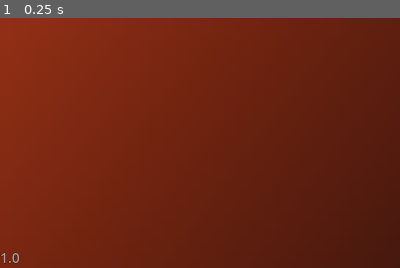
Above: before the commit, frame 1.
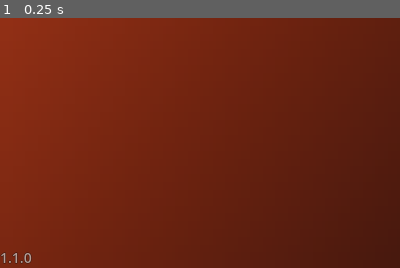
Above: after the commit, the same moment.

Repository: Pspritechologist/Pengview
Game: Godot game, scene res://scenes/main.tscn
Two runs of this game, one before a commit and one after it. Both use one fixed random seed, a clock stepped at 60 frames per second and the inputs below.
Inputs:
- Up to frame 1 (0.25 s): no input
The pictures show only the part of the screen within x 0-50%, y 50-100%; the shares and areas given below are measured in that part.

The runs differ from the first frame. In frame 1, 0.1% of the frame differs, in the area x 3-8%, y 93-99%.
Error before the commit: Invalid access to property or key 'current_path' on a base object of type 'Nil'. (res://scripts/main.gd:232)
Error after the commit: Invalid access to property or key 'current_path' on a base object of type 'Nil'. (res://scripts/main.gd:235)

Commit message:
The Directory Browser is awesome now!

Diff:
--- a/project.godot
+++ b/project.godot
@@ -11,7 +11,7 @@
 [application]
 
 config/name="Pengview"
-config/version="1.0"
+config/version="1.1.0"
 run/main_scene="res://scenes/main.tscn"
 config/use_custom_user_dir=true
 config/custom_user_dir_name="PspriteGames/Pengview"
@@ -42,6 +42,10 @@
 window/handheld/orientation=6
 window/ios/allow_high_refresh_rate=false
 
+[editor]
+
+run/main_run_args="\"C:\\Downloaded Things\\Git Stuff\\Parkstation\\Resources\\Textures\\Clothing\\Uniforms\\Jumpsuit\\Color\\blue.rsi\\icon.png\""
+
 [gui]
 
 timers/tooltip_delay_sec=0.05
--- a/scenes/main.tscn
+++ b/scenes/main.tscn
@@ -331,6 +331,18 @@
 [sub_resource type="LabelSettings" id="LabelSettings_0t6dg"]
 font_size = 14
 
+[sub_resource type="GDScript" id="GDScript_024cx"]
+script/source = "extends Button
+
+
+func _ready() -> void:
+	toggled.connect(_on_toggle)
+
+
+func _on_toggle(state: bool) -> void:
+	text = \"D\" if state else \"A\"
+"
+
 [sub_resource type="StyleBoxFlat" id="StyleBoxFlat_ndjx1"]
 bg_color = Color(0, 0, 0, 0.219608)
 corner_radius_bottom_right = 12
@@ -475,20 +487,22 @@
 metadata/_edit_lock_ = true
 metadata/_edit_group_ = true
 
-[node name="DirectoryBar" type="Control" parent="." node_paths=PackedStringArray("directory_label", "image_list_cont", "date_sort_button")]
+[node name="DirectoryBar" type="Control" parent="." node_paths=PackedStringArray("directory_label", "image_list_cont", "refresh_button", "date_sort_button", "search_bar")]
 unique_name_in_owner = true
 visible = false
 layout_mode = 1
 anchors_preset = 9
 anchor_bottom = 1.0
 offset_top = 94.0
-offset_right = 132.0
+offset_right = 155.0
 offset_bottom = -91.0
 grow_vertical = 2
 script = ExtResource("3_nlmgb")
-directory_label = NodePath("ItemListContainer/HBoxContainer/DirectoryLabel")
-image_list_cont = NodePath("ItemListContainer")
-date_sort_button = NodePath("ItemListContainer/HBoxContainer/DateSortButton")
+directory_label = NodePath("ImageListContainer/HBoxContainer2/DirectoryLabel")
+image_list_cont = NodePath("ImageListContainer")
+refresh_button = NodePath("ImageListContainer/HBoxContainer2/RefreshButton")
+date_sort_button = NodePath("ImageListContainer/HBoxContainer/DateSortButton")
+search_bar = NodePath("ImageListContainer/HBoxContainer/LineEdit")
 
 [node name="Panel" type="Panel" parent="DirectoryBar"]
 layout_mode = 1
@@ -500,7 +514,7 @@
 mouse_filter = 2
 theme_override_styles/panel = SubResource("StyleBoxFlat_bkr0g")
 
-[node name="ItemListContainer" type="VBoxContainer" parent="DirectoryBar"]
+[node name="ImageListContainer" type="VBoxContainer" parent="DirectoryBar"]
 layout_mode = 1
 anchors_preset = 15
 anchor_right = 1.0
@@ -509,10 +523,10 @@
 grow_horizontal = 2
 grow_vertical = 2
 
-[node name="HBoxContainer" type="HBoxContainer" parent="DirectoryBar/ItemListContainer"]
-layout_mode = 2
-
-[node name="DirectoryLabel" type="Label" parent="DirectoryBar/ItemListContainer/HBoxContainer"]
+[node name="HBoxContainer2" type="HBoxContainer" parent="DirectoryBar/ImageListContainer"]
+layout_mode = 2
+
+[node name="DirectoryLabel" type="Label" parent="DirectoryBar/ImageListContainer/HBoxContainer2"]
 layout_mode = 2
 size_flags_horizontal = 3
 mouse_filter = 1
@@ -520,10 +534,26 @@
 horizontal_alignment = 1
 text_overrun_behavior = 3
 
-[node name="DateSortButton" type="Button" parent="DirectoryBar/ItemListContainer/HBoxContainer"]
+[node name="RefreshButton" type="Button" parent="DirectoryBar/ImageListContainer/HBoxContainer2"]
+layout_mode = 2
+text = "R"
+
+[node name="HBoxContainer" type="HBoxContainer" parent="DirectoryBar/ImageListContainer"]
+layout_mode = 2
+
+[node name="LineEdit" type="LineEdit" parent="DirectoryBar/ImageListContainer/HBoxContainer"]
+layout_mode = 2
+size_flags_horizontal = 3
+placeholder_text = "Search..."
+clear_button_enabled = true
+
+[node name="DateSortButton" type="Button" parent="DirectoryBar/ImageListContainer/HBoxContainer"]
 custom_minimum_size = Vector2(20, 20)
 layout_mode = 2
+focus_mode = 0
 toggle_mode = true
+text = "A"
+script = SubResource("GDScript_024cx")
 
 [node name="Titlebar" type="Control" parent="."]
 unique_name_in_owner = true
--- a/scripts/directory_bar.gd
+++ b/scripts/directory_bar.gd
@@ -4,16 +4,31 @@
 
 @export var directory_label: Label
 @export var image_list_cont: Control
+@export var refresh_button: Button
 @export var date_sort_button: Button
+@export var search_bar: LineEdit
 
-const image_list_scene: String = "res://scenes/directory_bar_image_list.tscn"
+var sort_date: bool = false:
+	set(value):
+		sort_date = value
+		_populate_browser(_current_image_set, false, _image_list.get_item_metadata(_image_list.get_selected_items()[0]) if _image_list.is_anything_selected() else "")
+var filter: String = "":
+	set(value):
+		filter = value
+		_populate_browser(_current_image_set, false, _image_list.get_item_metadata(_image_list.get_selected_items()[0]) if _image_list.is_anything_selected() else "")
 
-var image_list: ItemList
-var sort_date: bool = false
+
+const _image_list_scene: String = "res://scenes/directory_bar_image_list.tscn"
+
+var _current_image_set: Array[image_data] = []
+var _current_base_directory: String = ""
+var _image_list: ItemList
 
 
 func _ready() -> void:
-	date_sort_button.toggled.connect(set_sort_by_date)
+	refresh_button.pressed.connect(func(): setup_directory(_image_list.get_item_metadata(_image_list.get_selected_items()[0]) if _image_list.is_anything_selected() else _current_base_directory))
+	date_sort_button.toggled.connect(func(value): sort_date = value)
+	search_bar.text_changed.connect(func(value): filter = value)
 
 
 func setup_directory(base_path: String) -> void:
@@ -21,68 +36,116 @@
 		printerr("DirectoryBar: Argument must be an absolute path to an image or directory!")
 		hide()
 		return
-	if image_list: image_list.queue_free()
+	if _image_list: _image_list.queue_free()
 	var setup_thread: Thread = Thread.new()
+	_current_base_directory = base_path
 	setup_thread.start(_setup_directory_threaded.bind(base_path, setup_thread))
 
 
 func change_image(count: int) -> void:
-	if !image_list.is_anything_selected(): return
-	var index: int = image_list.get_selected_items()[0]
+	var index: int = _image_list.get_selected_items()[0] if _image_list.is_anything_selected() else -1
 	index += count
-	if index < 0: index += image_list.item_count
-	if index >= image_list.item_count: index -= image_list.item_count
-	image_list.select(index)
+	if index < 0: index += _image_list.item_count
+	if index >= _image_list.item_count: index -= _image_list.item_count
+	_image_list.select(index)
 	_image_selected(index)
 
 
-# Get all the items in the image_list, and organize them by last date modified
-func set_sort_by_date(date: bool) -> void:
-	if sort_date == date: return
-	sort_date = date
-	if image_list and image_list.is_anything_selected():
-		setup_directory(image_list.get_item_metadata(image_list.get_selected_items()[0]))
-
-
-func _setup_directory_threaded(base_path: String, thread: Thread) -> void:
-	image_list = load(image_list_scene).instantiate()
-	@warning_ignore("narrowing_conversion")
-	image_list.fixed_column_width = image_list.size.x / 2
-	var directory = base_path.get_base_dir()
-	directory_label.call_thread_safe("set_text", directory.right(directory.length() - directory.rfind("\\") - 1))
-	directory_label.call_thread_safe("set_tooltip_text", directory)
-	var dir := DirAccess.open(directory)
-	var files: Array = Array(dir.get_files())
-	files = files.filter(func(item): return ImageView.is_valid_image_path(item))
-	if files.size() < 2:
-		hide()
-		call_deferred("_setup_post_thread", thread, false)
-		return
-	if sort_date:
-		files.sort_custom(func(a, b): return FileAccess.get_modified_time("%s\\%s" % [directory, b]) < FileAccess.get_modified_time("%s\\%s" % [directory, a]))
-	for file in files:
-		var image: Image = Image.load_from_file("%s\\%s" % [directory, file])
+func add_image_paths_to_browser(paths: PackedStringArray) -> void:
+	for path in paths:
+		var image: Image = Image.load_from_file(path)
 		if !image:
-			printerr("Could not load image! %s" % file)
+			printerr("Directory Browser could not load image: %s" % path)
 			continue
 		var img_size := image.get_size()
 		@warning_ignore("integer_division")
 		img_size.x = img_size.x * 48 / img_size.y
 		image.resize(img_size.x, 48, Image.INTERPOLATE_NEAREST)
 		var icon: Texture2D = ImageTexture.create_from_image(image)
-		image_list.add_item(file, icon)
-		image_list.set_item_metadata(image_list.item_count - 1, "%s\\%s" % [directory, file])
-		if file == base_path.get_file(): image_list.select(image_list.item_count - 1)
+		_current_image_set.append(image_data.new(path, FileAccess.get_modified_time(path), icon))
+		_populate_browser(_current_image_set, false, _current_base_directory)
+
+
+func _setup_directory_threaded(base_path: String, thread: Thread) -> void:
+	_current_image_set.clear()
+	_image_list = load(_image_list_scene).instantiate()
+	@warning_ignore("narrowing_conversion")
+	_image_list.fixed_column_width = _image_list.size.x / 2
+	var directory := base_path.get_base_dir()
+	directory_label.call_thread_safe("set_text", directory.right(directory.length() - directory.rfind("\\") - 1))
+	directory_label.call_thread_safe("set_tooltip_text", directory)
+	var dir := DirAccess.open(directory)
+	var files: Array = Array(dir.get_files())
+	files = files.filter(ImageView.is_valid_image_path)
+	#if files.size() < 2:
+		#hide()
+		#call_deferred("_setup_post_thread", thread, false)
+		#return
+
+	for file in files:
+		var path: = "%s\\%s" % [directory, file]
+		var image: Image = Image.load_from_file(path)
+		if !image:
+			printerr("Directory Browser could not load image: %s" % file)
+			continue
+		var img_size := image.get_size()
+		@warning_ignore("integer_division")
+		img_size.x = img_size.x * 48 / img_size.y
+		image.resize(img_size.x, 48, Image.INTERPOLATE_NEAREST)
+		var icon: Texture2D = ImageTexture.create_from_image(image)
+		_current_image_set.append(image_data.new(path, FileAccess.get_modified_time(path), icon))
+
+	_populate_browser(_current_image_set, false, base_path)
 
 	call_deferred("_setup_post_thread", thread, true)
+
 
 func _setup_post_thread(thread: Thread, success: bool) -> void:
 	thread.wait_to_finish()
 	if !success: return
-	image_list_cont.add_child(image_list)
-	image_list.item_selected.connect(_image_selected)
+	image_list_cont.add_child(_image_list)
+	_image_list.item_selected.connect(_image_selected)
 	show()
 
 
 func _image_selected(index: int) -> void:
-	image_selected.emit(image_list.get_item_metadata(index))
+	image_selected.emit(_image_list.get_item_metadata(index))
+
+
+func _add_item(path: String, icon: Texture) -> void:
+	_image_list.add_item(path.get_file(), icon)
+	_image_list.set_item_metadata(_image_list.item_count - 1, path)
+
+
+func _populate_browser(images: Array[image_data], ignore_filters: bool = false, to_select: String = "") -> void:
+	if !_image_list: return
+	_image_list.clear()
+
+	if !ignore_filters:
+		if sort_date:
+			images.sort_custom(func(a: image_data, b: image_data): return b.date < a.date)
+		else:
+			images.sort_custom(func(a: image_data, b: image_data): return a.file.naturalnocasecmp_to(b.file) < 0)
+
+		if not filter.is_empty():
+			images = images.filter(func(item: image_data): return item.file.to_upper().contains(filter.to_upper()))
+
+	for image in images:
+		_add_item(image.path, image.icon)
+		if image.path == to_select:
+			_image_list.select(_image_list.item_count - 1)
+
+	_image_list.ensure_current_is_visible()
+
+
+class image_data:
+	var path: String
+	var file: String:
+		get: return path.get_file()
+	var date: int
+	var icon: Texture
+
+	func _init(_path: String, _date: int, _icon: Texture) -> void:
+		path = _path
+		date = _date
+		icon = _icon
--- a/scripts/image_view.gd
+++ b/scripts/image_view.gd
@@ -46,7 +46,7 @@
 	return (ext == "png" or ext == "jpg" or ext == "jpeg" or ext == "webp") and (path.is_relative_path() or path.is_absolute_path())
 
 
-## Loads an image from a file path, optionally setting the directory to be used.
+## Loads an image from a file path, optionally resizing it.
 func load_image(path: String, resize: bool = true) -> void:
 	# Ensure that the file is a PNG, JPG, or WEBP
 	if !ImageView.is_valid_image_path(path):
--- a/scripts/main.gd
+++ b/scripts/main.gd
@@ -44,6 +44,9 @@
 		child.gui_input.connect(_border_input.bind(child.name)) # Take a moment to appreciate how clean this solution is :).
 	titlebar.gui_input.connect(_main_input.bind(true)) # Connect inputs from the titlerbar to mimic the main UI, indicated as the titlebar.
 	self.gui_input.connect(_main_input.bind(false)) # Connect inputs from the main UI, indicated as the main UI.
+	get_window().files_dropped.connect(func(data: PackedStringArray):
+		imageview.load_image(data[0], false)
+		directorybar.add_image_paths_to_browser(data)) # Connects files dragged onto the window.
 
 	# Set background options.
 	for i in background.get_tab_count():
@@ -215,9 +218,9 @@
 
 
 func quit() -> void:
-	if !OS.has_feature("editor"):
-		print("Saving settings to %s" % ProjectSettings.get_setting("application/config/project_settings_override"))
-		ProjectSettings.save_custom(ProjectSettings.get_setting("application/config/project_settings_override"))
+	#if !OS.has_feature("editor"): # Need to work out the right way to do this.
+		#print("Saving settings to %s" % ProjectSettings.get_setting("application/config/project_settings_override"))
+		#ProjectSettings.save_custom(ProjectSettings.get_setting("application/config/project_settings_override"))
 	get_tree().root.propagate_notification(NOTIFICATION_WM_CLOSE_REQUEST)
 	get_tree().quit()
 
--- a/scripts/meta_parser.gd
+++ b/scripts/meta_parser.gd
@@ -10,5 +10,5 @@
 	return dict
 
 
-static func write_meta(filepath: String, meta: Dictionary):
-	pass
+#static func write_meta(filepath: String, meta: Dictionary):
+	#pass
Not shown, changed: export_presets.cfg
Not shown: 1 places in scenes/main.tscn that only renumber resources
Not shown, changed: .gitignore
